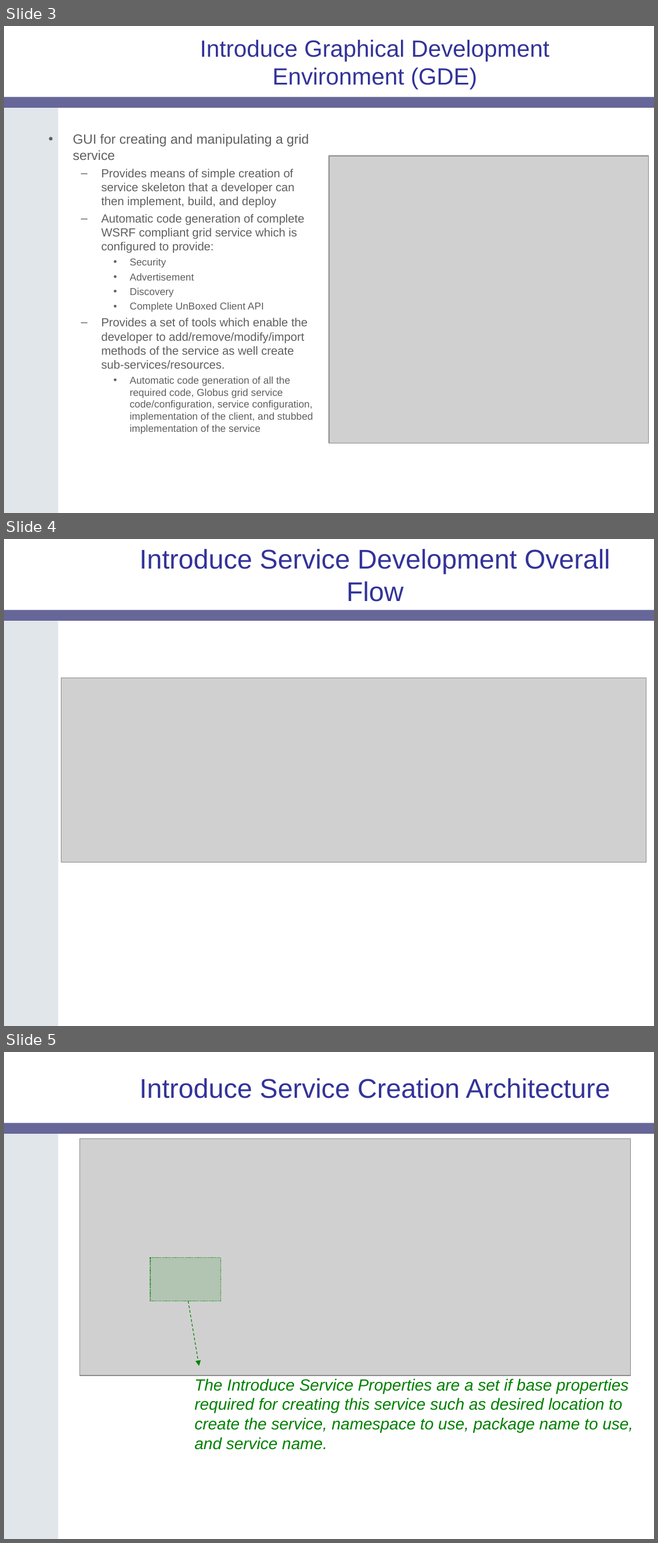
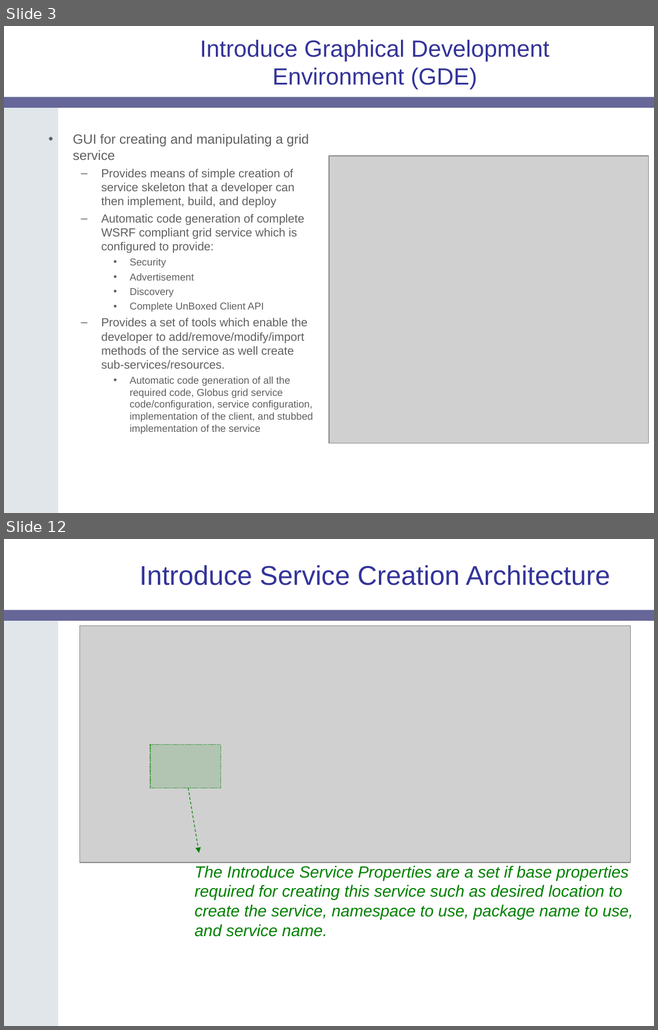
Before and after one commit to NCIP/cagrid-docs, a slide deck: presentations/introduce/Introduce-OGF19.ppt. Shown one above the other, each under a label of ours: slides 3, 4 and 5 before the commit, slides 3 and 12 after it; the slides between them are not shown. The pictures are 658x1543 and 658x1030 pixels, drawn with LibreOffice and Linux fonts; fonts in the diff are those of the drawing; grey boxes stand for pictures; background and template pictures are left out. Boxes give left, top, right and bottom in pixels: in the first picture for what was removed or moved away, otherwise in the second. Text is boxed around its words. In the diff, an @@ line names an element or a change of style, - is before the commit and + after.

```diff
--- a/presentations/introduce/Introduce-OGF19.ppt
+++ b/presentations/introduce/Introduce-OGF19.ppt
@@ slide 4 removed at (4, 539, 654, 1026), background #FFFFFF; not listed: 2 template elements that a slide beside it also shows @@
@@ title removed at (139, 549, 610, 602) @@
-Introduce Service Development Overall Flow
@@ picture removed at (61, 678, 646, 863) @@
@@ what was slide 5 is now slide 12 @@
```
Also in this commit, not shown: 5 slides changed, 3 slides added.
